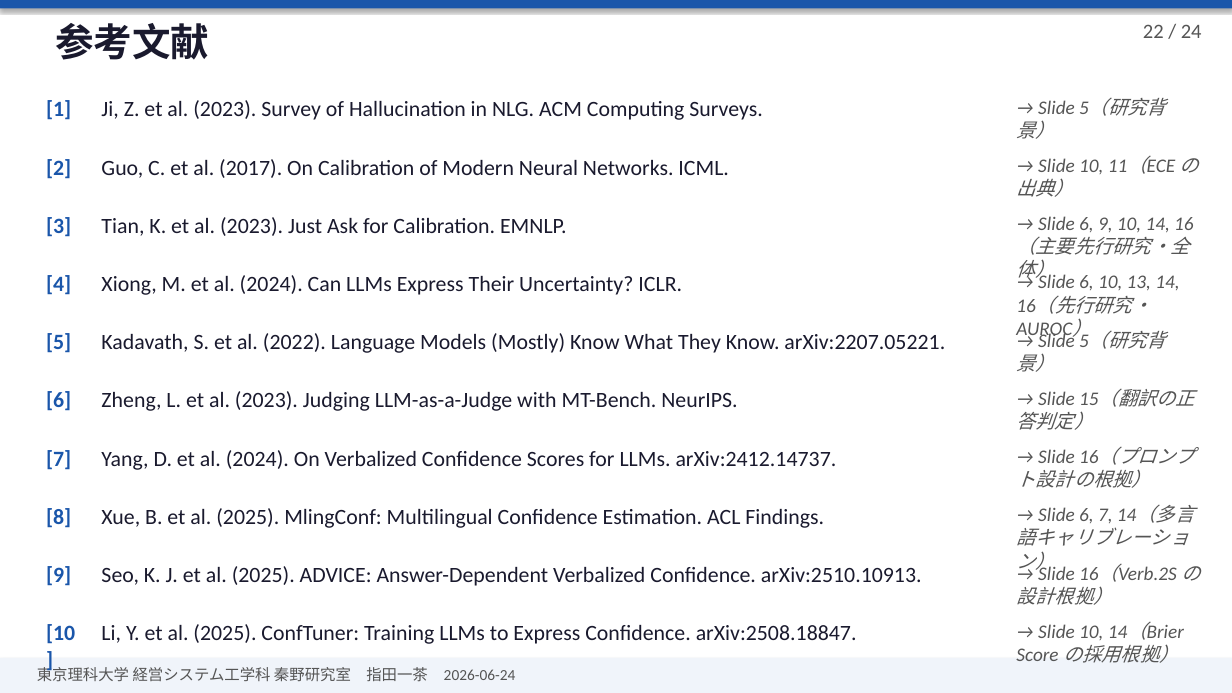
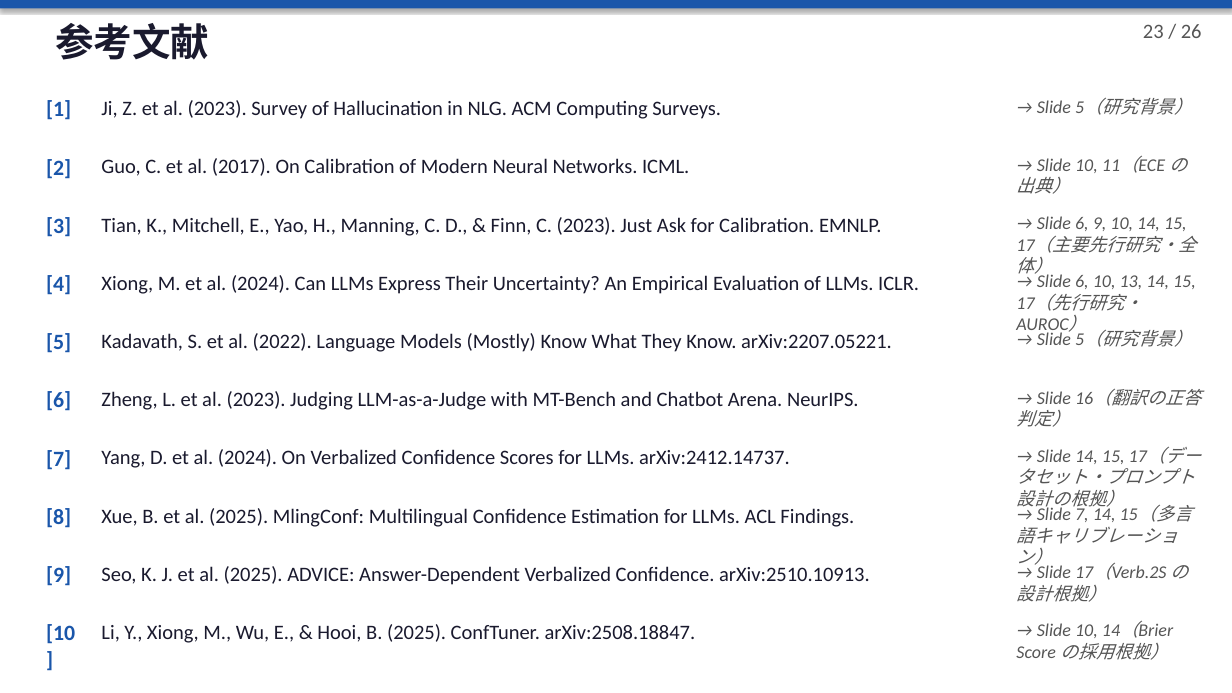
Before and after one commit to issa311sas-hub/test, a slide deck: slide 23 of research/presentations/2026-06-24-seminar-slides.pptx (slide 22 before the commit). Drawn at 1232x693 pixels with LibreOffice and Linux fonts; fonts in the diff are those of the drawing. Boxes give left, top, right and bottom in pixels: in the first picture for what was removed or moved away, otherwise in the second. Text is boxed around its words. In the diff, an @@ line names an element or a change of style, - is before the commit and + after.

```diff
--- a/research/presentations/2026-06-24-seminar-slides.pptx
+++ b/research/presentations/2026-06-24-seminar-slides.pptx
@@ text at [1143, 24, 1202, 38]: text changed @@
-22 / 24
+23 / 26
@@ text at [101, 217, 881, 236]: text changed; size 17 to 16 pt @@
-Tian, K. et al. (2023). Just Ask for Calibration. EMNLP.
+Tian, K., Mitchell, E., Yao, H., Manning, C. D., & Finn, C. (2023). Just Ask for Calibration. EMNLP.
@@ text at [1016, 216, 1197, 253]: text changed; size 15 to 14 pt @@
-→ Slide 6, 9, 10, 14, 16（主要先行研究・全体）
+→ Slide 6, 9, 10, 14, 15, 17（主要先行研究・全体）
@@ text at [101, 275, 919, 294]: text changed; size 17 to 16 pt @@
-Xiong, M. et al. (2024). Can LLMs Express Their Uncertainty? ICLR.
+Xiong, M. et al. (2024). Can LLMs Express Their Uncertainty? An Empirical Evaluation of LLMs. ICLR.
@@ text at [1016, 274, 1196, 311]: text changed; size 15 to 14 pt @@
-→ Slide 6, 10, 13, 14, 16（先行研究・AUROC）
+→ Slide 6, 10, 13, 14, 15, 17（先行研究・AUROC）
@@ text at [1016, 389, 1202, 427]: text changed; size 15 to 14 pt @@
-→ Slide 15（翻訳の正答判定）
+→ Slide 16（翻訳の正答判定）
@@ text at [101, 391, 859, 410]: text changed; size 17 to 16 pt @@
-Zheng, L. et al. (2023). Judging LLM-as-a-Judge with MT-Bench. NeurIPS.
+Zheng, L. et al. (2023). Judging LLM-as-a-Judge with MT-Bench and Chatbot Arena. NeurIPS.
@@ text at [1016, 447, 1201, 511]: text changed; size 15 to 14 pt @@
-→ Slide 16（プロンプト設計の根拠）
+→ Slide 14, 15, 17（データセット・プロンプト設計の根拠）
@@ text at [101, 508, 854, 527]: text changed; size 17 to 16 pt @@
-Xue, B. et al. (2025). MlingConf: Multilingual Confidence Estimation. ACL Findings.
+Xue, B. et al. (2025). MlingConf: Multilingual Confidence Estimation for LLMs. ACL Findings.
@@ text at [1016, 505, 1192, 544]: text changed; size 15 to 14 pt @@
-→ Slide 6, 7, 14（多言語キャリブレーション）
+→ Slide 7, 14, 15（多言語キャリブレーション）
@@ size 17 to 16 pt in 5 elements at [101, 100, 721, 119], [101, 158, 689, 176], [101, 333, 892, 352], [101, 449, 790, 468], [101, 566, 870, 585] @@
@@ text at [1016, 564, 1189, 602]: text changed; size 15 to 14 pt @@
-→ Slide 16（Verb.2S の設計根拠）
+→ Slide 17（Verb.2S の設計根拠）
@@ text at [101, 624, 696, 643]: text changed; size 17 to 16 pt @@
-Li, Y. et al. (2025). ConfTuner: Training LLMs to Express Confidence. arXiv:2508.18847.
+Li, Y., Xiong, M., Wu, E., & Hooi, B. (2025). ConfTuner. arXiv:2508.18847.
@@ size 15 to 14 pt in 4 elements at [1037, 98, 1192, 115], [1016, 156, 1187, 194], [1037, 330, 1192, 347], [1016, 622, 1173, 660] @@
@@ rectangle removed at [0, 658, 1232, 693] @@
@@ text removed at [37, 665, 516, 682] @@
-東京理科大学 経営システム工学科 秦野研究室 指田一茶 2026-06-24
```
Also in this commit, not shown: 22 other slides changed, 2 slides added, 1 other file.
